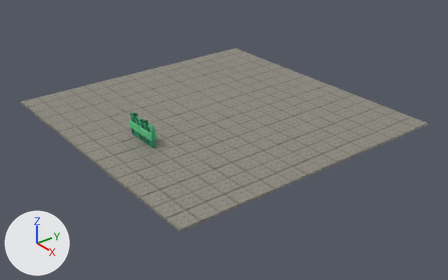
Renders of the Blender file data/Untitled2.blend from each side of a commit.
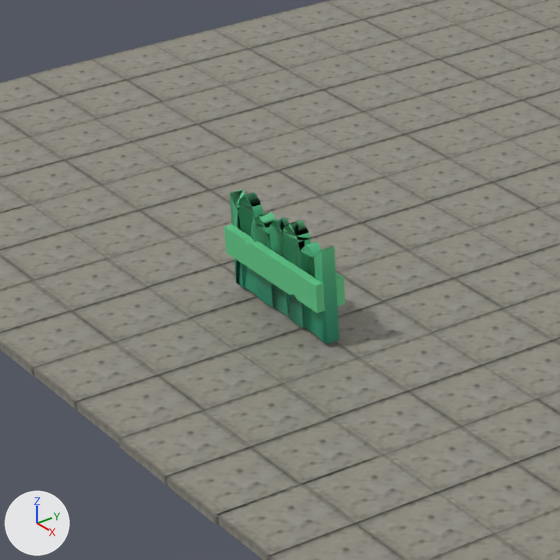
The first picture shows the older version from a camera (50 mm lens) standing at (12.18, -8.15, 6.92) and looking at (0.18, 1.24, -0.66). The close-ups show the older and then the newer version on the part from 17% to 46% of the width and 24% to 71% of the height of that picture. Only the edits that show in the close-ups are written down. Lighting does not change. The marker at lower left points along +X, +Y and +Z.

Objects in the first close-up: 'fence', 'road-dirt-tile.033', 'road-dirt-tile.034', 'road-dirt-tile.035', 'road-dirt-tile.036', 'road-dirt-tile.037', 'road-dirt-tile.048', 'road-dirt-tile.056', 'road-dirt-tile.060', 'road-dirt-tile.061', 'road-dirt-tile.062', 'road-dirt-tile.063' and 101 more.
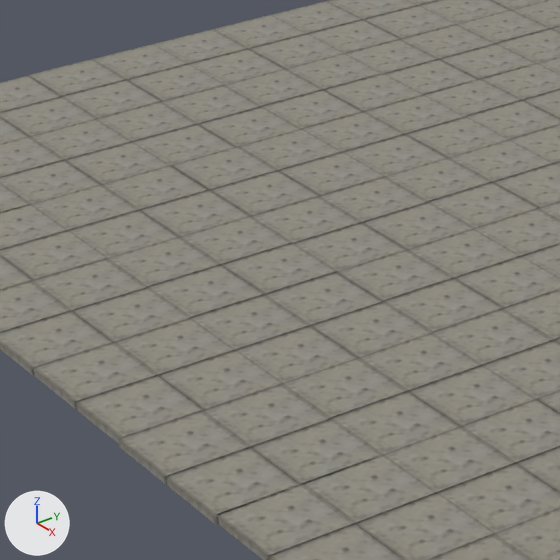
What changed in the scene script:
```text
Remove ob_fence:
    ob_fence = bpy.data.objects.new('fence', me_scene_wall)
    ob_fence.location = (0.0, -1.173, 0.0)
    ob_fence.rotation_euler = (1.571, 0.0, 0.0)  # degrees (90, 0, 0)
    ob_fence.scale = (0.01, 0.01, 0.01)
```

What differs and where, as boxes (x1, y1, x2, y2) in the close-ups (560 x 560 px):
'fence', deleted (green): before (224, 189, 345, 344)
